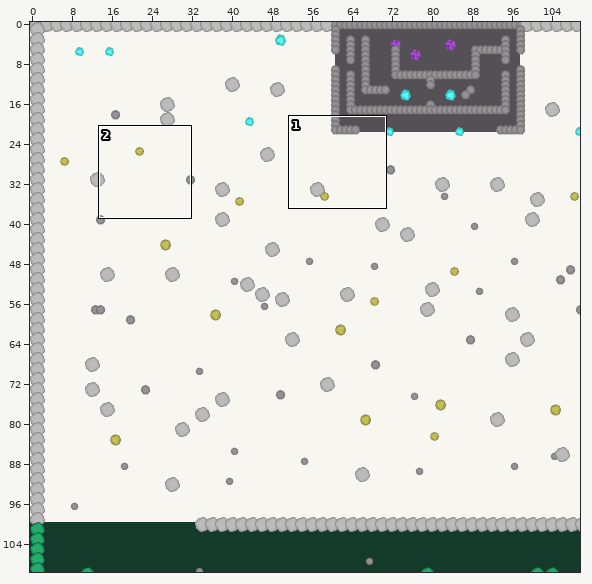
Two states of a Tiled map, maps/map1.tmx. Above, an overview of the earlier version with the close-up marked.
Close-up. Before the edit:
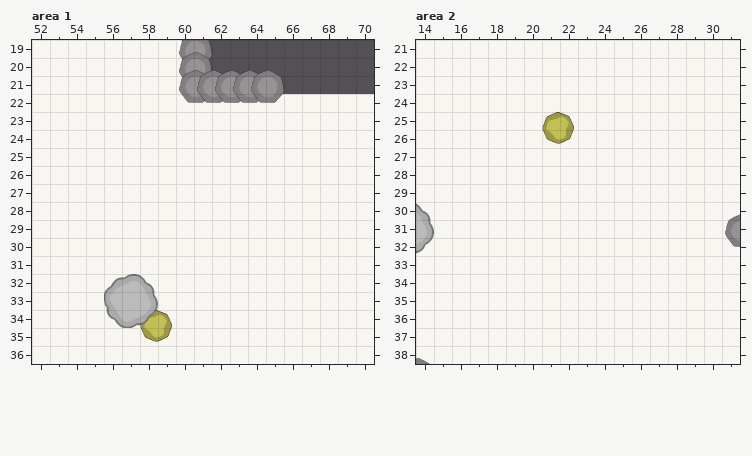
Cells are 100x100 px. Shown: area 1 x 52..70, y 19..36; area 2 x 14..31, y 21..38. The commit also changed other parts of the map, which this record leaves out.
Once edited:
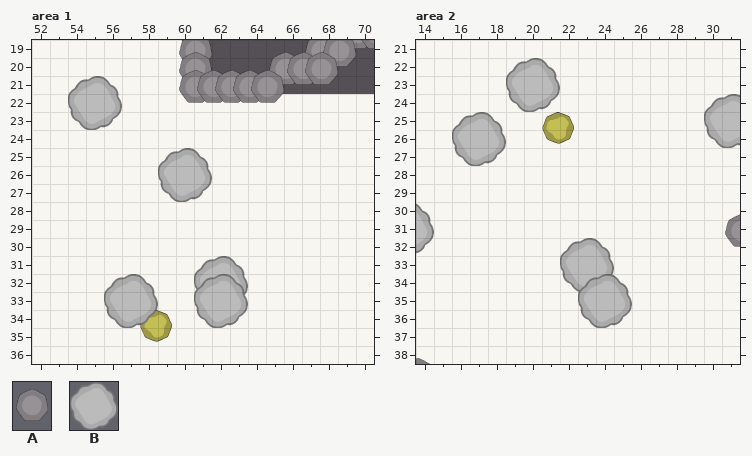
Key: from "resources": A 2 "stone2", B 11 "winter-tree".
_ is an empty cell.
Edits made:
Layer "cave, amethyst, diamond, gold,", area 1:
y 19: x 68..70 ___ -> AAA
y 20: x 67..68 __ -> AA
y 21: x 65..67 ___ -> AAA
Layer "stone-wood", area 1:
y 23: x 54 _ -> B
y 27: x 59 _ -> B
y 33..34: x 61 _ -> B
Layer "stone-wood", area 2:
y 24: x 19 _ -> B
y 26: x 30 _ -> B
y 27: x 16 _ -> B
y 34: x 22 _ -> B
y 36: x 23 _ -> B
Pixel boxes of the changes (left, top, right, bottom) in both close-ups:
added: (269, 40, 374, 85)
added: (68, 76, 122, 130)
added: (158, 148, 212, 202)
added: (194, 256, 248, 328)
added: (452, 58, 560, 166)
added: (704, 94, 740, 148)
added: (560, 238, 632, 328)
